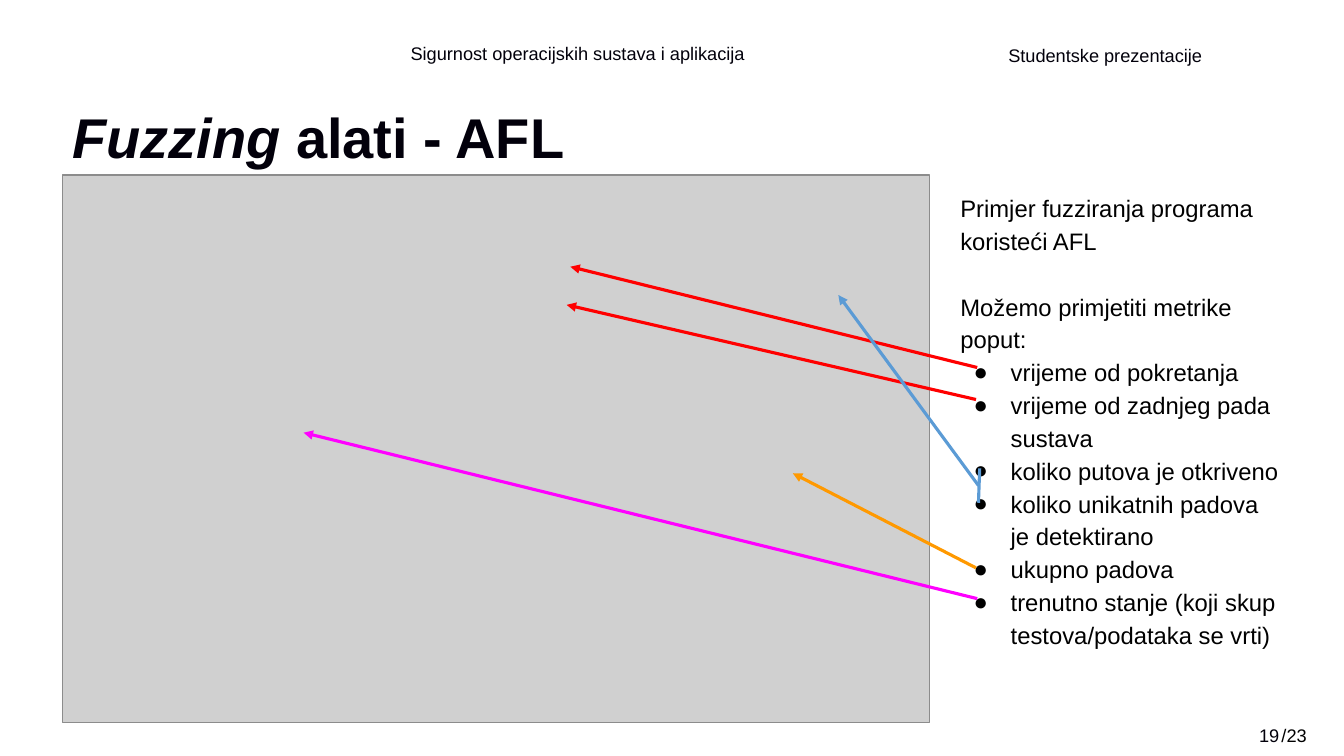
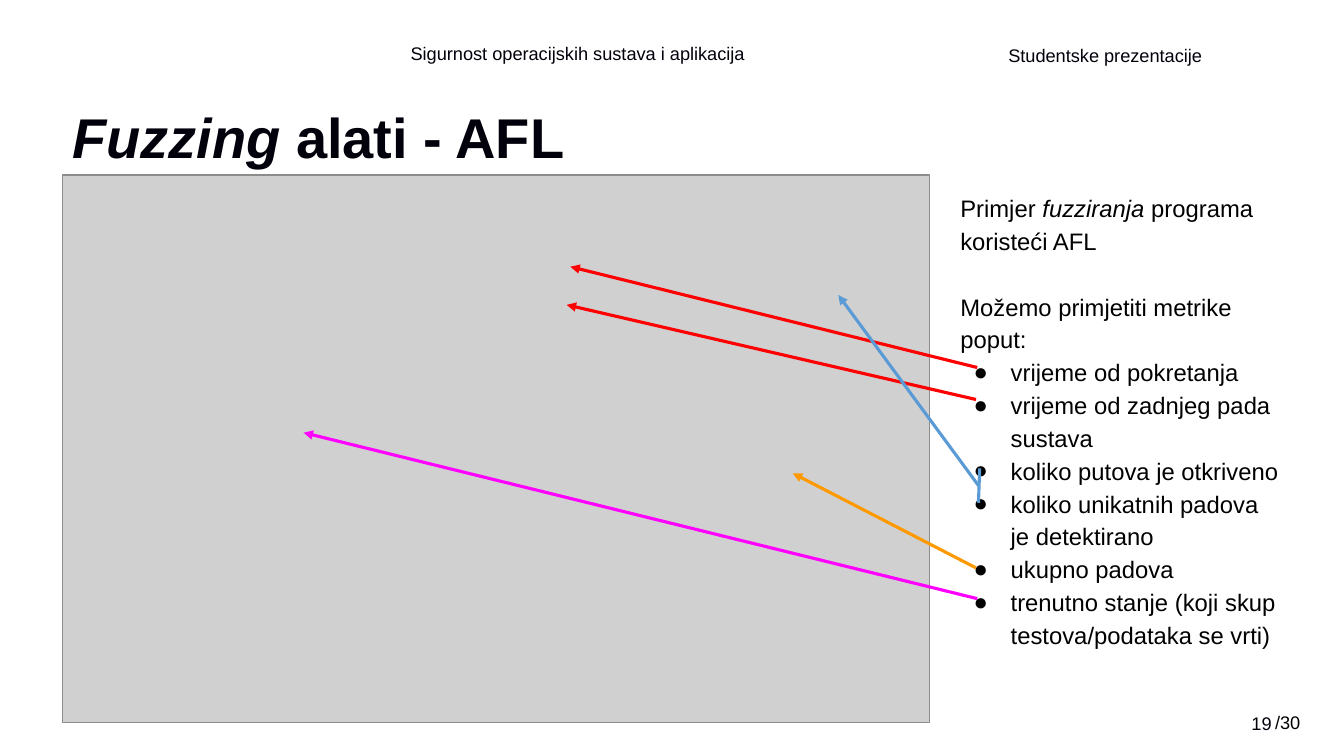
Before and after one commit to Gl1tc6/FER_diplomski, a slide deck: slide 19 of 2semestar/SOSA/SOSA Studentske prezentacije - DAK_Fuzzing.pptx. Drawn at 1344x756 pixels with LibreOffice and Linux fonts; fonts in the diff are those of the drawing; grey boxes stand for pictures; background and template pictures are left out. Boxes give left, top, right and bottom in pixels: in the first picture for what was removed or moved away, otherwise in the second. Text is boxed around its words. In the diff, an @@ line names an element or a change of style, - is before the commit and + after.

```diff
--- a/2semestar/SOSA/SOSA Studentske prezentacije - DAK_Fuzzing.pptx
+++ b/2semestar/SOSA/SOSA Studentske prezentacije - DAK_Fuzzing.pptx
@@ text at (x1=960, y1=199, x2=1253, y2=251): italic on in "fuzziranja" @@
@@ page number moved from (x1=1259, y1=729, x2=1279, y2=742) to (x1=1251, y1=717, x2=1271, y2=730) @@
@@ text added at (x1=1275, y1=715, x2=1300, y2=730), 13 pt, text #000000 @@
+/30
@@ text removed at (x1=1281, y1=728, x2=1306, y2=742) @@
-/23
```
Also in this commit, not shown: 26 other slides changed, 47 other files.
